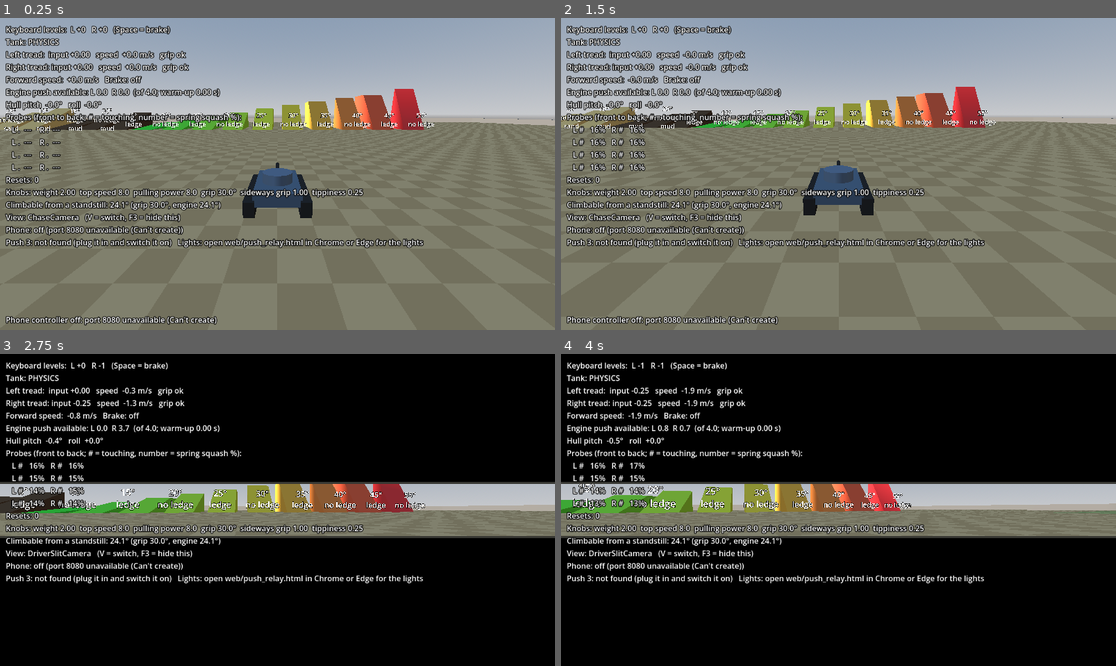
Above: before the commit, frames 1-4 (two rows, left to right).
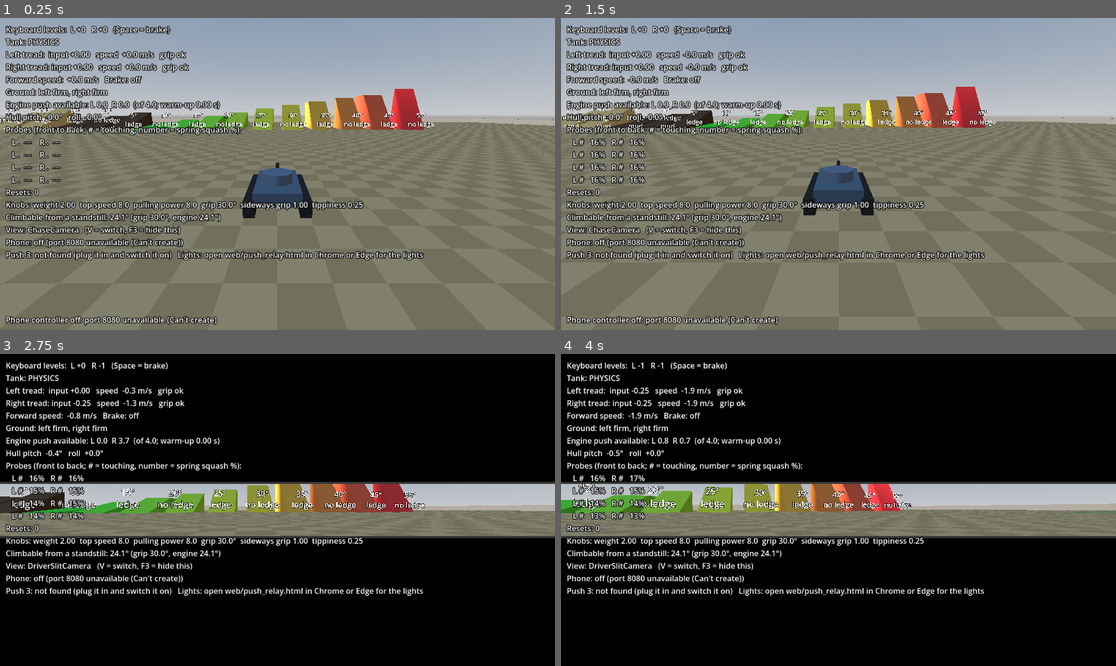
Above: after the commit, the same moments.

Repository: Kickpunch3r/tank-game
Game: Godot game, scene res://scenes/test_course.tscn
The game is run twice, just before and just after one commit, with the same random seed, the same clock (stepped at 60 frames per second) and the same inputs.
Inputs (mouse positions are in pixels of both pictures, inside the frame that each line leads up to):
- Up to frame 1 (0.25 s): no input
- Up to frame 2 (1.5 s): move the mouse to (960, 158) at 0.52 s; hold Down (driver_right_back) 0.53-1.25 s; hold Space (driver_all_stop) 0.53-1.25 s; click (960, 158) at 0.67 s; drag from (727, 189) to (810, 236) at 1.27 s
- Up to frame 3 (2.75 s): tap Enter at 2 s; move the mouse to (333, 441) at 2.02 s; hold Down (driver_right_back) from 2.03 s (still down); hold V (view_toggle) from 2.03 s (still down)
- Up to frame 4 (4 s): release Down (driver_right_back) at 2.75 s; release V (view_toggle) at 2.75 s; drag from (810, 572) to (672, 463) at 2.77 s; move the mouse to (1005, 556) at 3.52 s; hold S (driver_left_back) from 3.53 s (still down); tap T at 3.6 s

The runs differ from the first frame. In frame 1, 9.0% of the frame differs, in the area x 0-77%, y 22-78%; in frame 2, 9.1%; in frame 3, 6.4%; in frame 4, 6.5%.

Commit message:
Physics tank reads terrain (mud, sand)
Each grounded spring probe looks up the ground under it: terrain grip
scales that probe's grip; drag and top speed apply per tread (averaged
over its grounded probes); soft ground sinks the hull picture. F3 shows
the ground under each tread. 4 new terrain checks.

Co-Authored-By: Claude Opus 5.5 <noreply@anthropic.com>
Claude-Session: https://claude.ai/code/session_01Pm55gMUn29kyQtMtoJuZst

Diff:
--- a/scripts/physics_tank.gd
+++ b/scripts/physics_tank.gd
@@ -44,6 +44,12 @@
 ## and 4-7 the right.
 var probe_grounded: Array[bool] = []
 var probe_compression: Array[float] = []
+## The ground under each probe (null = ordinary firm ground, or in the air).
+var probe_terrain: Array[TerrainType] = []
+## The ground under each tread: what most of its grounded probes are on
+## (null = firm ground). For the HUD.
+var left_terrain: TerrainType = null
+var right_terrain: TerrainType = null
 ## True if a tread wanted more push (or sideways hold) than its grip allowed.
 var left_grip_saturated: bool = false
 var right_grip_saturated: bool = false
@@ -97,6 +103,7 @@
 			_probes.append(probe)
 			probe_grounded.append(false)
 			probe_compression.append(0.0)
+			probe_terrain.append(null)
 
 
 func _physics_process(delta: float) -> void:
@@ -116,15 +123,23 @@
 	# Pass 1: springs. Which probes touch, and how hard each is pressed down.
 	var contacts: Array[Dictionary] = []
 	var grounded_per_tread: Array[int] = [0, 0]
+	# Terrain under each tread, added up over its grounded probes (averaged below).
+	var tread_drag: Array[float] = [0.0, 0.0]
+	var tread_top_speed: Array[float] = [0.0, 0.0]
+	var total_sink: float = 0.0
 	for index: int in PROBE_COUNT:
 		var probe: RayCast3D = _probes[index]
 		probe.target_position = Vector3(0.0, -tuning.spring_length, 0.0)
 		probe.force_raycast_update()
 		probe_grounded[index] = probe.is_colliding()
 		probe_compression[index] = 0.0
+		probe_terrain[index] = null
 		if not probe.is_colliding():
 			continue
 		var point: Vector3 = probe.get_collision_point()
+		# The ground under this probe: mud, sand, or firm ground (null).
+		var terrain: TerrainType = TerrainPatch.terrain_at(get_tree(), point)
+		probe_terrain[index] = terrain
 		var length_now: float = probe.global_position.distance_to(point)
 		var squash: float = clampf(tuning.spring_length - length_now, 0.0, tuning.spring_length)
 		probe_compression[index] = squash / tuning.spring_length
@@ -132,17 +147,31 @@
 		# Squashing (moving down into the ground) is resisted, rebounding is slowed.
 		var spring_force: float = maxf(stiffness * squash - damping * point_velocity.dot(up), 0.0)
 		contacts.append({"index": index, "point": point, "normal": probe.get_collision_normal(),
-				"velocity": point_velocity, "press": spring_force})
+				"velocity": point_velocity, "press": spring_force,
+				"grip": terrain.grip if terrain != null else 1.0})
 		grounded_per_tread[index / 4] += 1
+		tread_drag[index / 4] += terrain.drag if terrain != null else 0.0
+		tread_top_speed[index / 4] += terrain.top_speed if terrain != null else 1.0
+		total_sink += terrain.sink_depth if terrain != null else 0.0
 		apply_force(up * spring_force, point - global_position)
 
 	# Pass 2: drive and sideways hold, shared out over each tread's grounded probes.
 	left_tread_speed = _tread_speed(-1.0, centre)
 	right_tread_speed = _tread_speed(1.0, centre)
 	forward_speed = linear_velocity.dot(forward)
+	for tread: int in 2:
+		var grounded: int = grounded_per_tread[tread]
+		tread_drag[tread] = tread_drag[tread] / grounded if grounded > 0 else 0.0
+		tread_top_speed[tread] = tread_top_speed[tread] / grounded if grounded > 0 else 1.0
+	left_terrain = _main_terrain(0)
+	right_terrain = _main_terrain(1)
+	# Soft ground lets the hull picture sink in a little (looks only).
+	_sink_visual(total_sink / contacts.size() if not contacts.is_empty() else 0.0, delta)
 	var tread_accel: Array[float] = [
-		_tread_accel(0, driver_station.left_tread, left_tread_speed, forward, gravity, delta),
-		_tread_accel(1, driver_station.right_tread, right_tread_speed, forward, gravity, delta),
+		_tread_accel(0, driver_station.left_tread, left_tread_speed, forward, gravity, delta,
+				tread_drag[0], tread_top_speed[0]),
+		_tread_accel(1, driver_station.right_tread, right_tread_speed, forward, gravity, delta,
+				tread_drag[1], tread_top_speed[1]),
 	]
 	var saturated: Array[bool] = [false, false]
 	var sideways_rate: float = tuning.sideways_rate()
@@ -158,7 +187,8 @@
 		var sideways_speed: float = (contact.velocity as Vector3).dot(across)
 		var sideways: float = -mass_share * (sideways_rate * sideways_speed + gravity.dot(across))
 		var push: Vector3 = along * drive + across * sideways
-		var limit: float = friction * contact.press
+		# Each probe grips as well as the ground under it allows.
+		var limit: float = friction * contact.grip * contact.press
 		if push.length() > limit:
 			push = push.normalized() * limit
 			saturated[tread] = true
@@ -178,13 +208,15 @@
 ## How hard one tread wants to push, in m/s per second (for its half of the
 ## mass). The same three states as the kinematic tank's treads:
 ## braking (brake held), idling (lever at 0) and driving.
-func _tread_accel(tread: int, lever: float, speed: float, forward: Vector3, gravity: Vector3, delta: float) -> float:
+## terrain_drag and terrain_top_speed: the ground under this tread (see TerrainType).
+func _tread_accel(tread: int, lever: float, speed: float, forward: Vector3, gravity: Vector3, delta: float,
+		terrain_drag: float = 0.0, terrain_top_speed: float = 1.0) -> float:
 	var strongest: float = tuning.max_drive_accel()
 	# Gravity's pull along the tank (negative = pulling it backwards, uphill).
 	var gravity_along: float = gravity.dot(forward)
 	var accel: float = 0.0
 	if driver_station.brake or lever != 0.0:
-		var target: float = 0.0 if driver_station.brake else lever * tuning.top_speed
+		var target: float = 0.0 if driver_station.brake else lever * tuning.top_speed * terrain_top_speed
 		# Chase the target speed, and hold against gravity (so the brake holds
 		# the tank on slopes and the push fades as the treads reach top speed).
 		accel = clampf((target - speed) * tuning.throttle_response - gravity_along, -strongest, strongest)
@@ -194,11 +226,44 @@
 	else:
 		accel = _apply_warm_up(tread, accel, lever, strongest, delta)
 	# Rolling resistance, plus idle drag with the lever at 0: never past a stop.
-	var resistance: float = tuning.rolling_resistance
+	var resistance: float = tuning.rolling_resistance + terrain_drag
 	if lever == 0.0 and not driver_station.brake:
 		resistance += tuning.idle_drag / maxf(tuning.weight, 0.01)
 	accel -= signf(speed) * minf(resistance, absf(speed) / delta)
 	return accel
+
+
+## The terrain most of a tread's grounded probes are on (null = firm ground).
+func _main_terrain(tread: int) -> TerrainType:
+	var counts: Dictionary = {}
+	var best: TerrainType = null
+	var best_count: int = 0
+	for index: int in range(tread * 4, tread * 4 + 4):
+		if not probe_grounded[index]:
+			continue
+		var terrain: TerrainType = probe_terrain[index]
+		counts[terrain] = counts.get(terrain, 0) + 1
+		if counts[terrain] > best_count:
+			best_count = counts[terrain]
+			best = terrain
+	return best
+
+
+func _terrain_name(terrain: TerrainType) -> String:
+	return terrain.display_name if terrain != null else "firm"
+
+
+## Lower the hull picture into soft ground, easing toward the depth.
+func _sink_visual(depth: float, delta: float) -> void:
+	var visual := get_node_or_null(^"Visual") as Node3D
+	if visual != null:
+		visual.position.y = lerpf(visual.position.y, -depth, 1.0 - exp(-4.0 * delta))
+
+
+## How far the hull picture has sunk into soft ground, in metres (for tests).
+func sink_depth() -> float:
+	var visual := get_node_or_null(^"Visual") as Node3D
+	return -visual.position.y if visual != null else 0.0
 
 
 ## A sudden loss of speed means the tank hit something (for buzzing a phone).
@@ -304,6 +369,7 @@
 		"Right tread: input %+.2f   speed %+5.1f m/s   grip %s" % [driver_station.right_tread,
 				right_tread_speed, "SATURATED" if right_grip_saturated else "ok"],
 		"Forward speed: %+5.1f m/s   Brake: %s" % [forward_speed, "ON" if driver_station.brake else "off"],
+		"Ground: left %s, right %s" % [_terrain_name(left_terrain), _terrain_name(right_terrain)],
 		"Engine push available: L %.1f  R %.1f  (of %.1f; warm-up %.2f s)" % [
 				engine_output[0], engine_output[1], tuning.max_drive_accel(), tuning.warm_up_time],
 		"Hull pitch %+5.1f°   roll %+5.1f°" % [pitch_degrees(), roll_degrees()],
--- a/tests/terrain_tests.gd
+++ b/tests/terrain_tests.gd
@@ -42,6 +42,7 @@
 	report.check("Left tread in mud, right on firm ground: pulls left, toward the mud",
 			turned > 3.0, "turned %.1f° (positive = left)" % turned)
 
+	await _physics_tank_terrain()
 	await _terrain_ramps()
 
 
@@ -119,3 +120,49 @@
 				if results[b].climbed and not results[a].climbed:
 					ordering_ok = false
 	report.check("Terrain ramps: steeper is never easier (same terrain)", ordering_ok)
+
+
+# --- The physics tank on terrain -------------------------------------------------
+
+func _physics_tank_terrain() -> void:
+	var firm: Dictionary = await _physics_drive(Vector3(0.0, 0.1, 41.0))
+	var sand: Dictionary = await _physics_drive(sand_patch.global_position + Vector3(0.0, 0.1, 6.0))
+	var mud: Dictionary = await _physics_drive(mud_patch.global_position + Vector3(0.0, 0.1, 6.0))
+	report.check("Physics tank: top speed mud < sand < firm", mud.top < sand.top and sand.top < firm.top,
+			"after 3 s: firm %.1f, sand %.1f, mud %.1f m/s" % [firm.top, sand.top, mud.top])
+	report.check("Physics tank: knows the ground under each tread",
+			mud.ground == mud_patch.terrain and sand.ground == sand_patch.terrain and firm.ground == null)
+	report.check("Physics tank: the hull picture sinks in mud, more than in sand",
+			mud.sink > sand.sink and sand.sink > firm.sink + 0.05,
+			"sank firm %.2f, sand %.2f, mud %.2f m" % [firm.sink, sand.sink, mud.sink])
+	# Just inside the mud patch's right-hand edge: left tread in mud, right tread out.
+	var edge_x: float = mud_patch.global_position.x + mud_patch.size.x / 2.0
+	var tank: PhysicsTank = runner.spawn_test_physics_tank(Vector3(edge_x, 0.1, mud_patch.global_position.z + 8.0))
+	runner.watch_tank(tank)
+	await runner.wait_physics_frames(60)
+	var start_forward: Vector3 = -tank.global_basis.z
+	for frame: int in 2 * DrivingTests.FPS:
+		tank.driver_station.left_tread = 1.0
+		tank.driver_station.right_tread = 1.0
+		await runner.get_tree().physics_frame
+	var forward: Vector3 = -tank.global_basis.z
+	var turned: float = rad_to_deg(Vector3(start_forward.x, 0.0, start_forward.z).signed_angle_to(
+			Vector3(forward.x, 0.0, forward.z), Vector3.UP))
+	await runner.remove_test_tanks()
+	report.check("Physics tank: left tread in mud, right on firm ground: pulls left, toward the mud",
+			turned > 3.0, "turned %.1f° in 2 s (positive = left)" % turned)
+
+
+## A physics tank (saved tuning) driven full forward for 3 s from `where`.
+## Returns its speed, the ground under its left tread, and how far the hull sank.
+func _physics_drive(where: Vector3) -> Dictionary:
+	var tank: PhysicsTank = runner.spawn_test_physics_tank(where)
+	runner.watch_tank(tank)
+	await runner.wait_physics_frames(60)
+	for frame: int in 3 * DrivingTests.FPS:
+		tank.driver_station.left_tread = 1.0
+		tank.driver_station.right_tread = 1.0
+		await runner.get_tree().physics_frame
+	var result: Dictionary = {"top": tank.forward_speed, "ground": tank.left_terrain, "sink": tank.sink_depth()}
+	await runner.remove_test_tanks()
+	return result
